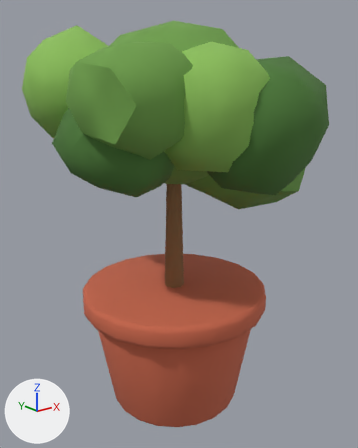
A saved change to the glTF model assets/models/furniture/plant_big.glb.
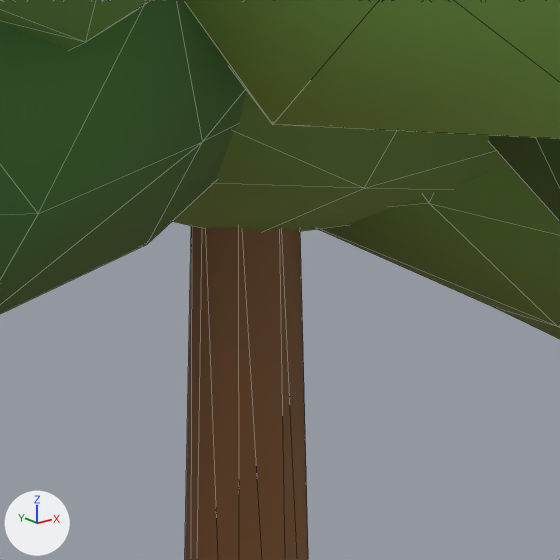
Each version appears first whole from a camera (50 mm lens) standing at (-1.202, -1.535, 1.397) and looking at (0.021, -0.006, 0.785), and next in a close-up on the part from 39% to 61% of the width and 34% to 51% of the height. The lights are fixed; the arrows at lower left show +X, +Y and +Z. The older version's two pictures come first. The close-ups show mesh edges as thin lines. Vertices at exactly the same position are counted once.

In view in the first close-up: 'plant_big'.
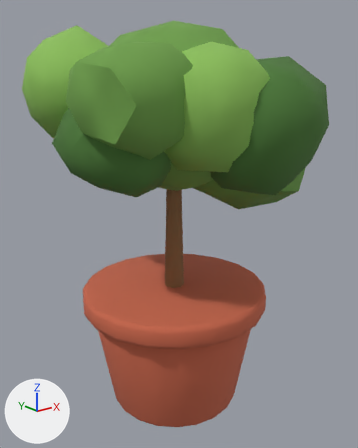
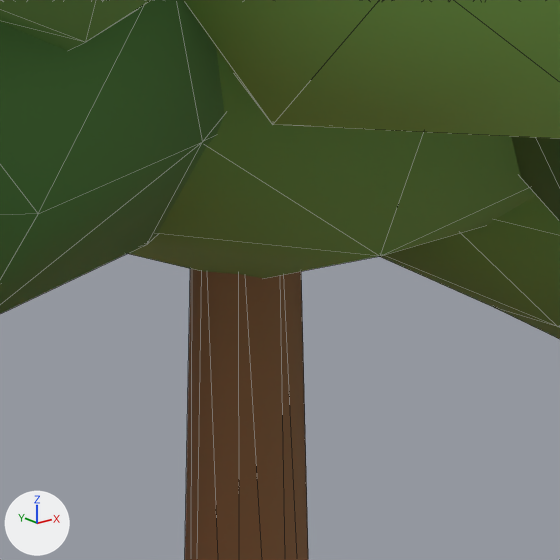
The edits, one by one:
me_plant_big has 716 vertices, 1376 faces and spans x -0.49..0.52, y -0.56..0.55, z 0.0..1.56.
me_plant_big is used by ob_plant_big; location (0.0, 0.0, 0.0).
Part 1, on me_plant_big:
Vertex 160 of me_plant_big moves from (0.27, -0.2, 1.1) to (0.0, 0.0, 0.93).
Vertex 161 of me_plant_big moves from (0.0, 0.0, 0.95) to (0.25, -0.18, 1.11).
Vertex 308 of me_plant_big moves from (0.0, -0.34, 1.25) to (-0.24, 0.17, 1.09).
Vertex 309 of me_plant_big moves from (-0.24, 0.18, 1.09) to (0.0, -0.36, 1.25).
Vertex 310 of me_plant_big moves from (0.16, 0.11, 0.98) to (-0.06, -0.18, 0.98) at pixel (379, 256).
Vertex 311 of me_plant_big moves from (-0.05, -0.16, 1.01) at pixel (363, 188) to (0.14, 0.1, 1.01).
Vertex 312 of me_plant_big moves from (0.34, 0.11, 1.25) to (-0.19, 0.0, 0.99).
Vertex 314 of me_plant_big moves from (-0.17, 0.0, 1.01) to (0.2, -0.27, 1.25).
Vertex 316 of me_plant_big moves from (0.22, -0.3, 1.25) to (0.35, 0.11, 1.25).
Vertex 319 of me_plant_big moves from (0.3, -0.1, 1.25) to (-0.05, 0.16, 1.02).
Vertex 320 of me_plant_big moves from (-0.06, 0.19, 0.98) to (0.36, -0.12, 1.25).
Vertex 322 of me_plant_big moves from (0.3, 0.0, 1.09) to (-0.2, -0.28, 1.25).
Vertex 323 of me_plant_big moves from (-0.19, -0.26, 1.25) to (0.27, 0.0, 1.11).

Pixel boxes [x1, y1, x2, y2] of what changed, in the close-ups (560 x 560 px; the box of a moved part takes in the faces that stretch with it):
part 1 of me_plant_big, moved or reshaped: before [172, 90, 507, 231]; after [128, 50, 536, 278]
